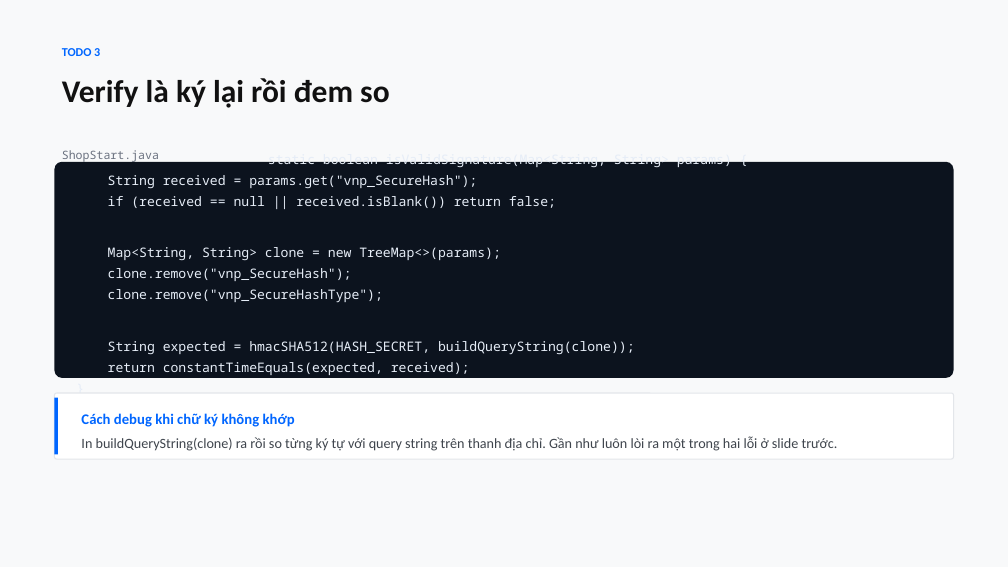
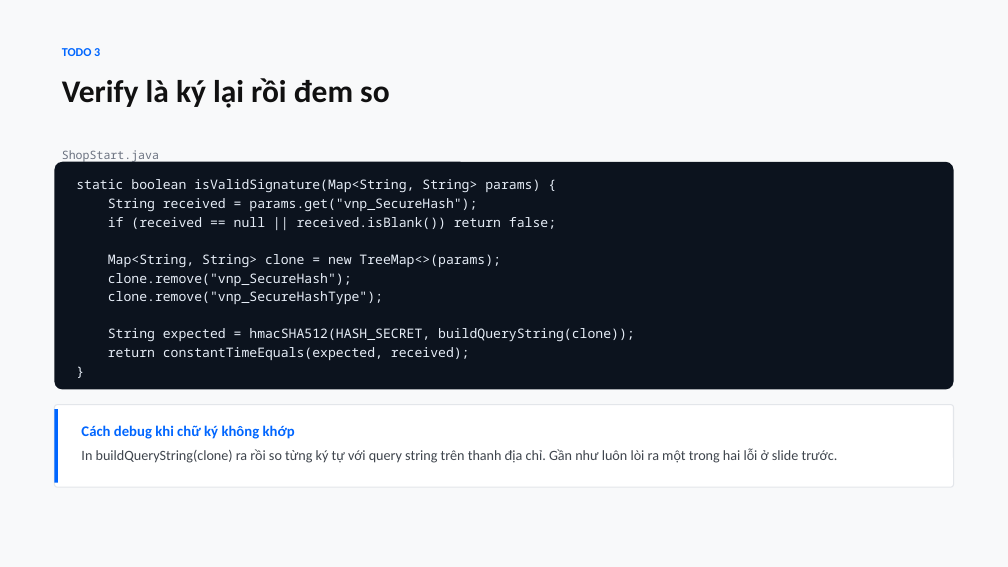
Before and after one commit to conchocon154/vnpay-seminar, a slide deck: slide 8 of VNPAY-seminar.pptx. Drawn at 1008x567 pixels with LibreOffice and Linux fonts; fonts in the diff are those of the drawing. Boxes give left, top, right and bottom in pixels: in the first picture for what was removed or moved away, otherwise in the second. Text is boxed around its words. In the diff, an @@ line names an element or a change of style, - is before the commit and + after.

```diff
--- a/VNPAY-seminar.pptx
+++ b/VNPAY-seminar.pptx
@@ rounded rectangle "static boolean isValidSignature(Map<String, String> params) ...": place and size @@
-rounded rectangle "static boolean isValidSignature(Map<String, String> params) ..." at bbox=[54, 162, 954, 378]
+rounded rectangle "static boolean isValidSignature(Map<String, String> params) ..." at bbox=[54, 162, 954, 389]
@@ rounded rectangle "static boolean isValidSignature(Map<String, String> params) ..." at bbox=[54, 162, 954, 389]: alignment centre to left; line spacing 1.34 to 17.8pt; vertical alignment middle to top @@
@@ rounded rectangle: place and size @@
-rounded rectangle at bbox=[54, 393, 954, 459]
+rounded rectangle at bbox=[54, 405, 954, 487]
@@ rectangle: place and size @@
-rectangle at bbox=[54, 398, 57, 454]
+rectangle at bbox=[54, 409, 57, 482]
@@ text "Cách debug khi chữ ký ...": place and size @@
-text "Cách debug khi chữ ký ..." at bbox=[81, 413, 838, 451]
+text "Cách debug khi chữ ký ..." at bbox=[81, 425, 838, 463]
```
Also in this commit, not shown: 16 other slides changed, 1 slide added, 1 slide removed, 1 other file.
